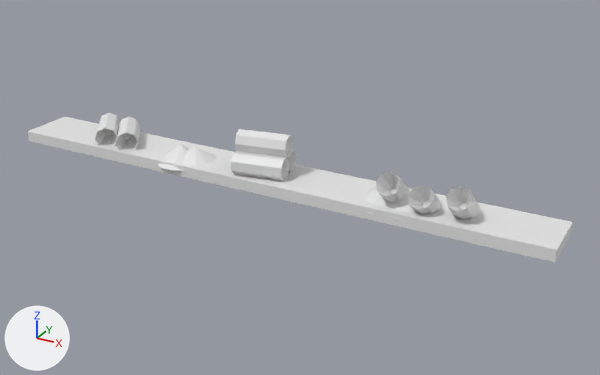
One commit to the glTF model assets/models/Terrain/OUT2terreno.glb: the scene before it, then after it.
One viewpoint serves both versions: a camera (50 mm lens) standing at (34.0, -55.7, 27.5) and looking at (3.0, 0.6, -0.6). The lights are fixed; the arrows at lower left show +X, +Y and +Z. The first picture is the older version.

The first picture shows 'OutDeco2', 'OutGround2'.
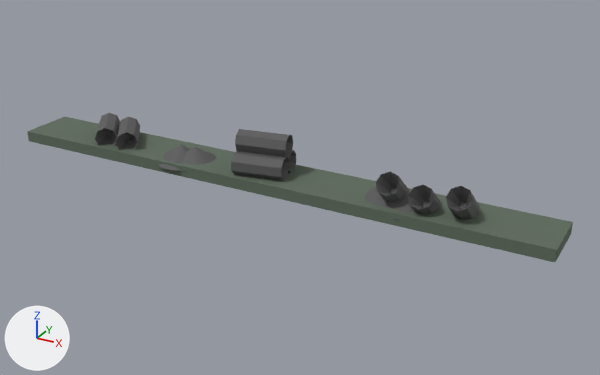
Where the change shows, as pixel boxes [x1, y1, x2, y2] in the pictures (600 x 375 px):
'OutGround2', recoloured (white to dark grey)
    both: [27, 117, 573, 262]
'OutDeco2', recoloured (white to dark grey)
    both: [95, 113, 480, 220]

The change, as a list of edits to the scene's bpy script:
```text
Add mat_material_004:
    mat_material_004 = principled_material('Material.004')
    mat_material_004.base_color = (0.139, 0.139, 0.139)  # dark grey #686868
    mat_material_004.metallic = 0.48
    mat_material_004.roughness = 0.799
Add mat_material_008:
    mat_material_008 = principled_material('Material.008')
    mat_material_008.base_color = (0.112, 0.148, 0.108)  # dark grey #5e6b5c
    mat_material_008.roughness = 0.909
Change me_cube_010:
    where me_cube_010.from_pydata(...)  # 8 vertices, 12 faces; spans x -25.0..25.0, y -2.5..2.5, z -0.5..0.5
    remove me_cube_010.materials.append(mat_material_003)  # white #e7e7e7
    add me_cube_010.materials.append(mat_material_008)  # dark grey #5e6b5c
Change me_cylinder_001:
    where me_cylinder_001.from_pydata(...)  # 448 vertices, 848 faces; spans x -19.3..18.4, y -1.8..3.4, z -3.1..2.6
    add me_cylinder_001.materials.append(mat_material_004)  # dark grey #686868
```
